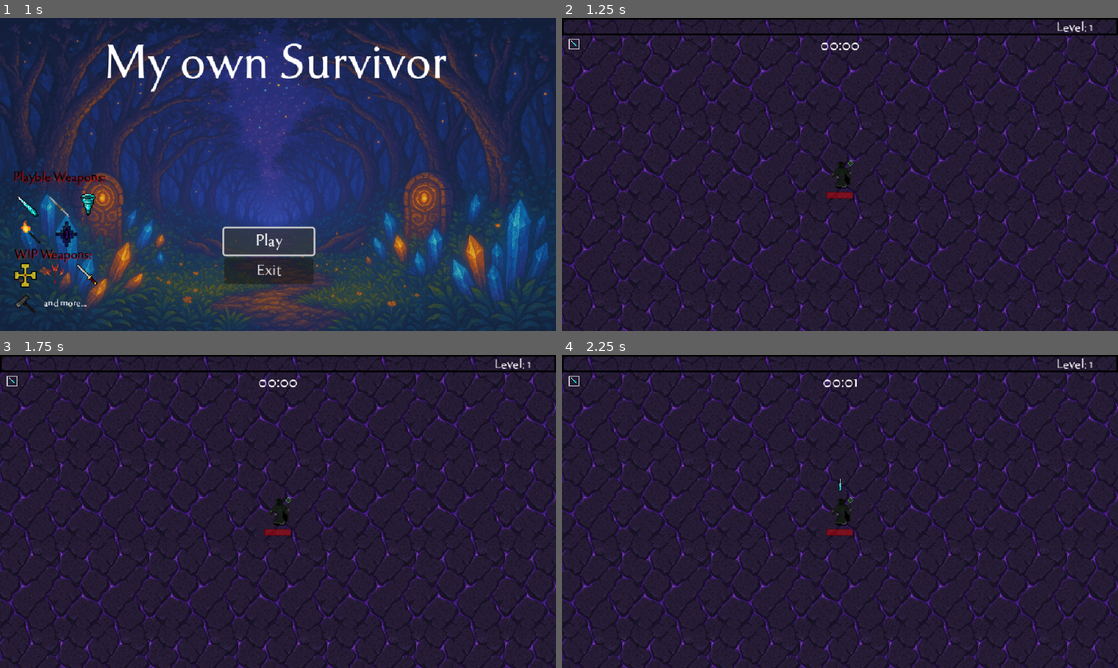
Above: before the commit, frames 1-4 (two rows, left to right).
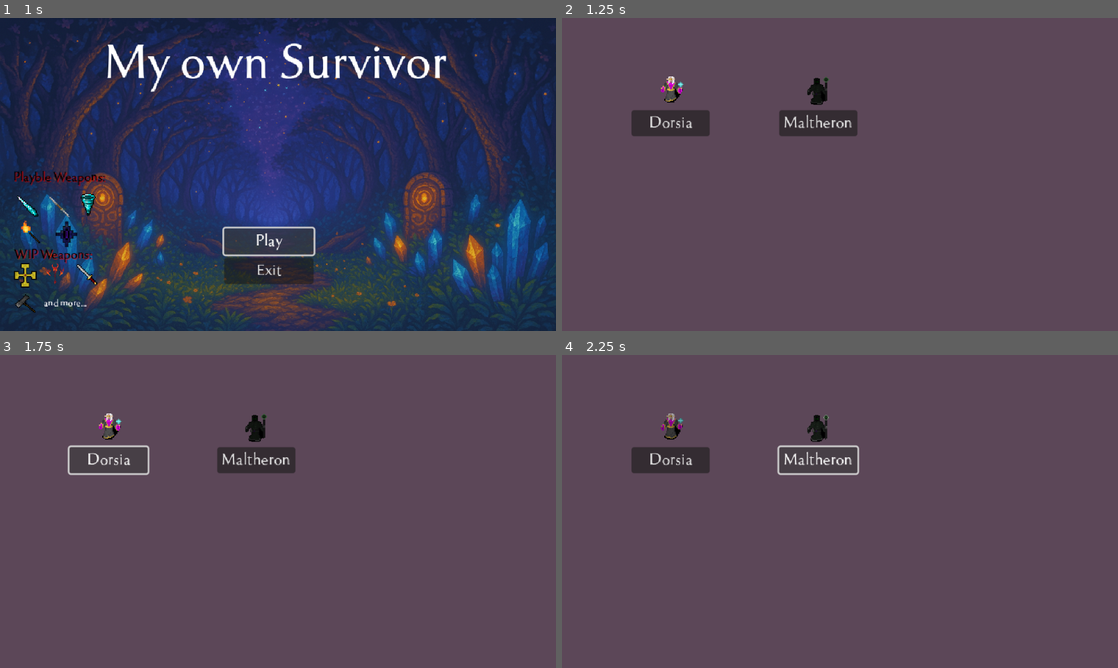
Above: after the commit, the same moments.

Repository: Artoodi/MySurvivor-Work-In-Progress
Game: Godot game, scene res://TitleScreen/menu.tscn
Two runs of this game, one before a commit and one after it. Both use one fixed random seed, a clock stepped at 60 frames per second and the inputs below. Sound files missing from this copy of the repository are replaced by a short silence.
Inputs (mouse positions are in pixels of both pictures, inside the frame that each line leads up to):
- Up to frame 1 (1 s): click "Play" at 0.5 s
- Up to frame 2 (1.25 s): no input
- Up to frame 3 (1.75 s): click (111, 461) at 1.25 s, where only the run after the commit has a clickable "Dorsia"
- Up to frame 4 (2.25 s): click (817, 461) at 2 s, where only the run after the commit has a clickable "Maltheron"

Frame 1 is identical in both runs. In frame 2, 98% of the frame differs, in the area x 0-100%, y 0-100%; in frame 3, 99%; in frame 4, 99%.

Commit message:
update character selector system

Diff:
--- a/Player/CharacterData/Maltheron.tres
+++ b/Player/CharacterData/Maltheron.tres
@@ -1,11 +1,11 @@
 [gd_resource type="Resource" script_class="PlayerData" load_steps=3 format=3 uid="uid://dlb4ok0s32q3f"]
 
-[ext_resource type="Script" uid="uid://royiu4u5dnt8" path="res://Player/player_data.gd" id="1_efae4"]
-[ext_resource type="Texture2D" uid="uid://brgas0m7461ob" path="res://Textures/Player/maltheron_sprite.png" id="2_opdy1"]
+[ext_resource type="Script" uid="uid://c3n06gu2dtrl8" path="res://Player/player_data.gd" id="1_efae4"]
+[ext_resource type="Texture2D" uid="uid://qj0ekbkou48s" path="res://Textures/Player/maltheron_sprite.png" id="2_opdy1"]
 
 [resource]
 script = ExtResource("1_efae4")
-display_name = "Default Player"
+display_name = "Maltheron"
 hp = 50
 maxhp = 50
 movement_speed = 45.0
@@ -16,4 +16,3 @@
 spell_cooldown = 0.5
 spell_size = -0.5
 additional_attacks = 0
-metadata/_custom_type_script = "uid://royiu4u5dnt8"
--- a/Player/player.gd
+++ b/Player/player.gd
@@ -94,7 +94,8 @@
 signal playerdeath
 
 func _ready():
-	player_data = load("res://Player/CharacterData/Maltheron.tres")
+	var data_path = Global.get_selected_character_path()
+	var player_data = load(data_path)
 	if player_data:
 		# 从PlayerData加载基础数据
 		hp = player_data.hp
--- a/TitleScreen/menu.gd
+++ b/TitleScreen/menu.gd
@@ -1,6 +1,6 @@
 extends Control
 
-var level = "res://World/world.tscn"
+var level = "res://Utility/character_selector.tscn"
 
 func _on_btn_play_click_end():
 	var _level = get_tree().change_scene_to_file(level)
--- /dev/null
+++ b/Utility/character_selector.gd
@@ -0,0 +1,55 @@
+extends Control
+
+# 获取按钮和精灵的引用
+@onready var btn_dorsia = $Btn_Dorsia
+@onready var btn_maltheron = $Btn_Maltheron
+@onready var dorsia_sprite = $DorsiaSprite
+@onready var maltheron_sprite = $MaltheronSprite
+
+func _ready():
+	# 连接按钮信号
+	btn_dorsia.pressed.connect(_on_dorsia_selected)
+	btn_maltheron.pressed.connect(_on_maltheron_selected)
+
+	# 初始显示状态（可选：高亮当前选择的角色）
+	_update_character_display()
+
+
+func _on_dorsia_selected():
+	# 选择Dorsia角色
+	Global.set_selected_character("Dorsia")
+	print("选择了角色: Dorsia")
+	_update_character_display()
+	_start()
+
+func _on_maltheron_selected():
+	# 选择Maltheron角色
+	Global.set_selected_character("Maltheron")
+	print("选择了角色: Maltheron")
+	_update_character_display()
+	_start()
+
+func _update_character_display():
+	# 更新精灵显示状态，突出显示选中的角色
+	var current_character = Global.get_selected_character_name()
+	if current_character == "Dorsia":
+		dorsia_sprite.frame = 1  # 激活状态帧
+		maltheron_sprite.frame = 0  # 默认状态帧
+		dorsia_sprite.modulate = Color.WHITE
+		maltheron_sprite.modulate = Color(0.7, 0.7, 0.7)  # 变暗未选择的角色
+	elif current_character == "Maltheron":
+		dorsia_sprite.frame = 0  # 默认状态帧
+		maltheron_sprite.frame = 1  # 激活状态帧
+		dorsia_sprite.modulate = Color(0.7, 0.7, 0.7)  # 变暗未选择的角色
+		maltheron_sprite.modulate = Color.WHITE
+	else:
+		# 没有选择任何角色时的默认状态
+		dorsia_sprite.frame = 0
+		maltheron_sprite.frame = 0
+		dorsia_sprite.modulate = Color.WHITE
+		maltheron_sprite.modulate = Color.WHITE
+
+func _start():
+	var level = "res://World/world.tscn"
+	await get_tree().create_timer(2.0).timeout
+	var _level = get_tree().change_scene_to_file(level)
--- /dev/null
+++ b/Utility/character_selector.tscn
@@ -0,0 +1,49 @@
+[gd_scene load_steps=5 format=3 uid="uid://b3pfr2u8vd062"]
+
+[ext_resource type="Texture2D" uid="uid://dygsjw1w28eic" path="res://Textures/Player/dorsia_sprite.png" id="1_8whut"]
+[ext_resource type="Script" uid="uid://bo7ogutga6tln" path="res://Utility/character_selector.gd" id="1_slxqu"]
+[ext_resource type="Texture2D" uid="uid://qj0ekbkou48s" path="res://Textures/Player/maltheron_sprite.png" id="2_slxqu"]
+[ext_resource type="PackedScene" uid="uid://b7c7gsdx2rkjm" path="res://Utility/basic_button.tscn" id="4_yt64o"]
+
+[node name="CharacterSelector" type="Control"]
+layout_mode = 3
+anchors_preset = 15
+anchor_right = 1.0
+anchor_bottom = 1.0
+grow_horizontal = 2
+grow_vertical = 2
+script = ExtResource("1_slxqu")
+
+[node name="ColorRect" type="ColorRect" parent="."]
+layout_mode = 0
+offset_right = 684.0
+offset_bottom = 378.0
+color = Color(0.363216, 0.277974, 0.344999, 1)
+
+[node name="DorsiaSprite" type="Sprite2D" parent="."]
+position = Vector2(124, 81)
+texture = ExtResource("1_8whut")
+hframes = 2
+
+[node name="MaltheronSprite" type="Sprite2D" parent="."]
+position = Vector2(292, 84)
+texture = ExtResource("2_slxqu")
+hframes = 2
+
+[node name="Btn_Dorsia" parent="." instance=ExtResource("4_yt64o")]
+custom_minimum_size = Vector2(90, 30)
+layout_mode = 0
+offset_left = 80.0
+offset_top = 106.0
+offset_right = 170.0
+offset_bottom = 136.0
+text = "Dorsia
+"
+
+[node name="Btn_Maltheron" parent="." instance=ExtResource("4_yt64o")]
+layout_mode = 0
+offset_left = 250.0
+offset_top = 106.0
+offset_right = 340.0
+offset_bottom = 136.0
+text = "Maltheron"
--- /dev/null
+++ b/Utility/global.gd
@@ -0,0 +1,67 @@
+extends Node
+
+# 存储当前选择的角色名称
+var selected_character: String = ""
+
+# 存储当前加载的角色数据
+var current_player_data = null
+
+# 角色数据路径映射
+var character_data_paths = {
+	"Dorsia": "res://Player/CharacterData/Dorsia.tres",
+	"Maltheron": "res://Player/CharacterData/Maltheron.tres"
+}
+
+func _ready():
+	# 设置默认角色（可选）
+	if selected_character == "":
+		set_selected_character("Dorsia")
+
+# 设置选择的角色并加载对应的数据
+func set_selected_character(character_name: String):
+	selected_character = character_name
+	load_character_data(character_name)
+
+# 加载角色数据
+func load_character_data(character_name: String):
+	if character_name in character_data_paths:
+		var data_path = character_data_paths[character_name]
+		current_player_data = load(data_path)
+		if current_player_data:
+			print("成功加载角色数据: " + character_name + " - " + data_path)
+		else:
+			print("错误: 无法加载角色数据 - " + data_path)
+	else:
+		print("错误: 未找到角色数据路径 - " + character_name)
+
+# 获取当前选择的角色名称
+func get_selected_character_name() -> String:
+	return selected_character
+
+# 获取当前角色的数据路径
+func get_selected_character_path() -> String:
+	if selected_character in character_data_paths:
+		return character_data_paths[selected_character]
+	return ""
+
+# 获取当前加载的角色数据
+func get_current_player_data():
+	return current_player_data
+
+# 重新加载当前角色数据
+func reload_current_character_data():
+	if selected_character != "":
+		load_character_data(selected_character)
+
+# 检查是否已选择角色
+func has_character_selected() -> bool:
+	return selected_character != "" and current_player_data != null
+
+# 重置角色选择
+func reset_character_selection():
+	selected_character = ""
+	current_player_data = null
+
+# 添加新的角色数据路径（用于扩展）
+func add_character_data_path(character_name: String, data_path: String):
+	character_data_paths[character_name] = data_path
--- a/project.godot
+++ b/project.godot
@@ -18,6 +18,7 @@
 
 [autoload]
 
+Global="*res://Utility/Global.gd"
 UpgradeDb="*res://Utility/upgrade_db.tscn"
 
 [display]
